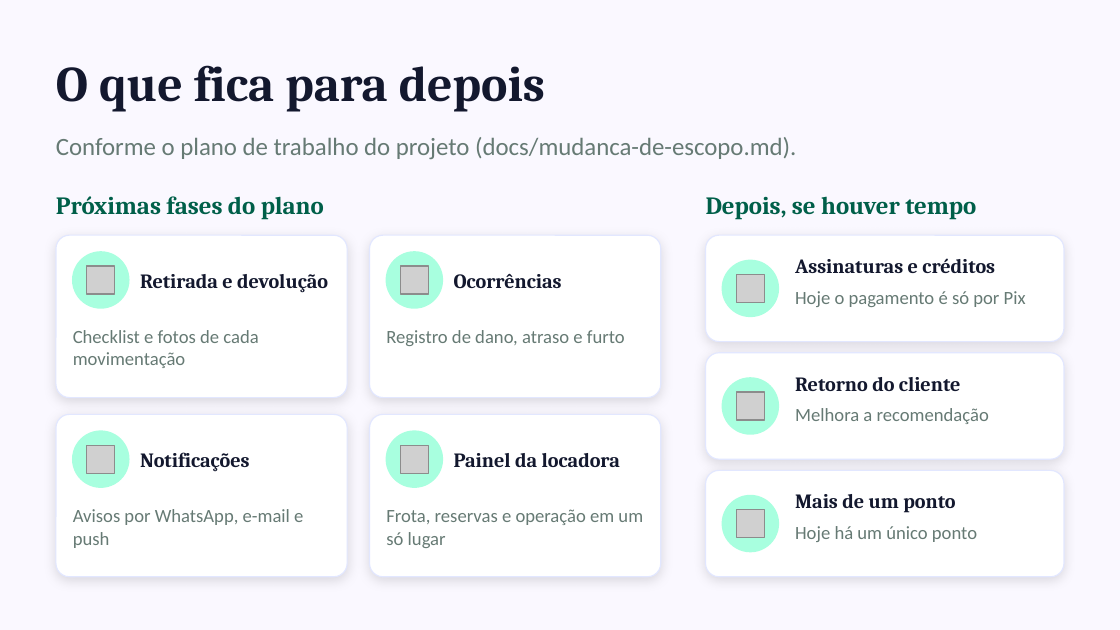
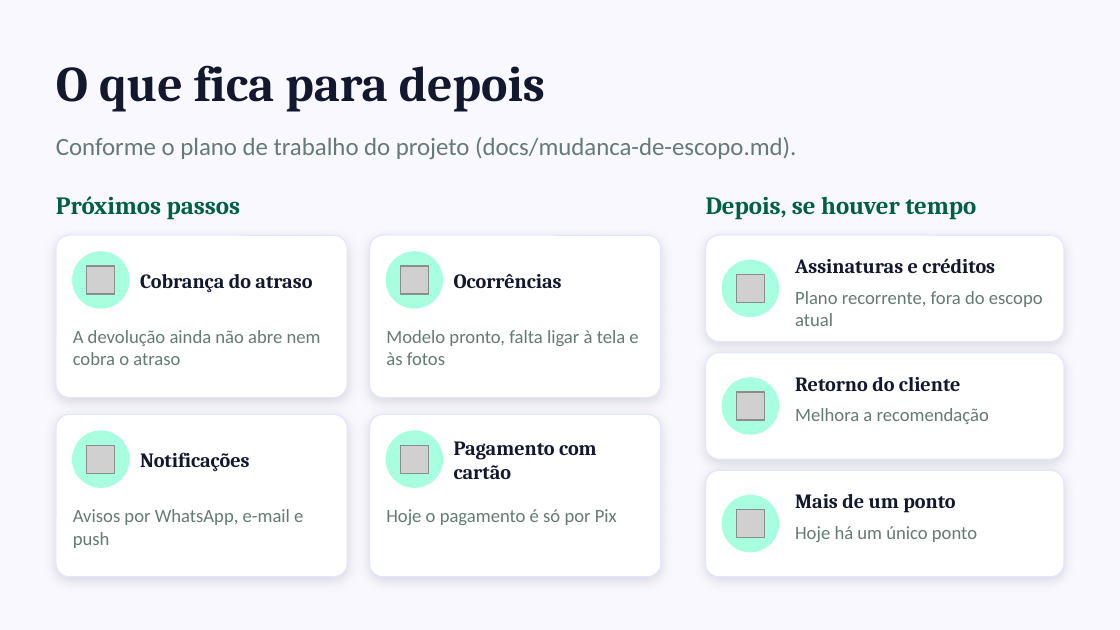
Before and after one commit to heliolevi/Projeto-POO, a slide deck: slide 10 of docs/apresentacao-bike-ilha-club.pptx. Drawn at 1120x630 pixels with LibreOffice and Linux fonts; fonts in the diff are those of the drawing; grey boxes stand for pictures. Boxes give left, top, right and bottom in pixels: in the first picture for what was removed or moved away, otherwise in the second. Text is boxed around its words. In the diff, an @@ line names an element or a change of style, - is before the commit and + after.

Commit message:
docs(entrega): diagrama de classes, apresentação e documentação no estado final
O diagrama de classes foi refeito (7 páginas) com o domínio atual, o padrão de
camadas com injeção por interface e o ciclo de vida real da reserva. A
apresentação troca o Mercado Pago pela Stripe e traz os números finais de
testes e o que falta para produção. README, andamento, contrato, orientação a
objetos, plano de testes e revisão de segurança deixam de tratar como novos
rotas e módulos que já existem.

O .gitattributes passa a marcar *.pdf e *.pptx como binários: o PDF gerado é
texto puro e a conversão de quebra de linha o corromperia no checkout.

```diff
--- a/docs/apresentacao-bike-ilha-club.pptx
+++ b/docs/apresentacao-bike-ilha-club.pptx
@@ text at bbox=[56, 196, 240, 219]: text changed @@
-Próximas fases do plano
+Próximos passos
@@ text at bbox=[140, 274, 312, 293]: text changed @@
-Retirada e devolução
+Cobrança do atraso
@@ text at bbox=[795, 291, 1043, 326]: text changed @@
-Hoje o pagamento é só por Pix
+Plano recorrente, fora do escopo atual
@@ text at bbox=[73, 330, 321, 365]: text changed @@
-Checklist e fotos de cada movimentação
+A devolução ainda não abre nem cobra o atraso
@@ text at bbox=[386, 330, 638, 365]: text changed @@
-Registro de dano, atraso e furto
+Modelo pronto, falta ligar à tela e às fotos
@@ text at bbox=[454, 441, 597, 479]: text changed @@
-Painel da locadora
+Pagamento com cartão
@@ text at bbox=[386, 509, 617, 525]: text changed @@
-Frota, reservas e operação em um só lugar
+Hoje o pagamento é só por Pix
```
Also in this commit, not shown: 4 other slides changed, 8 other files.
